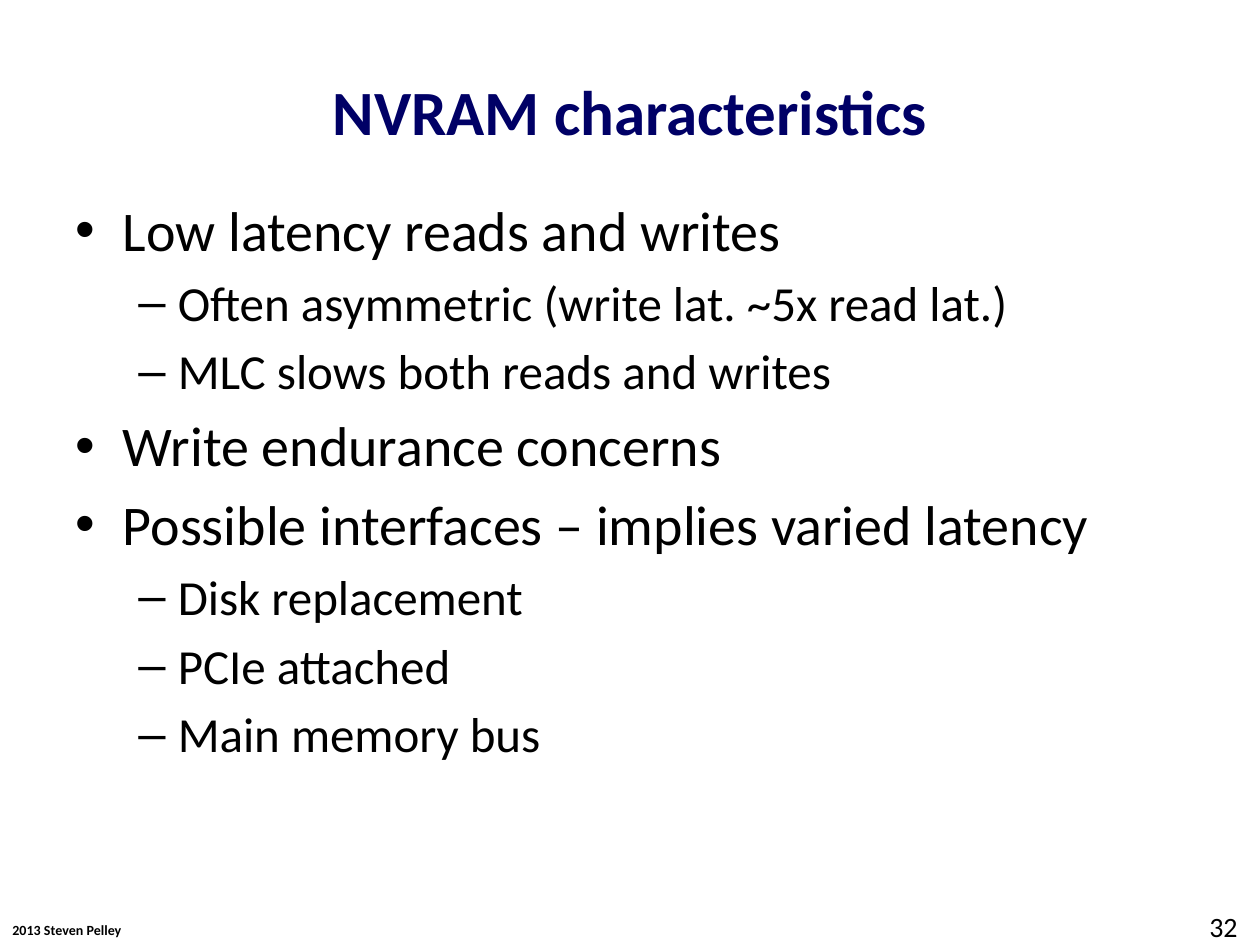
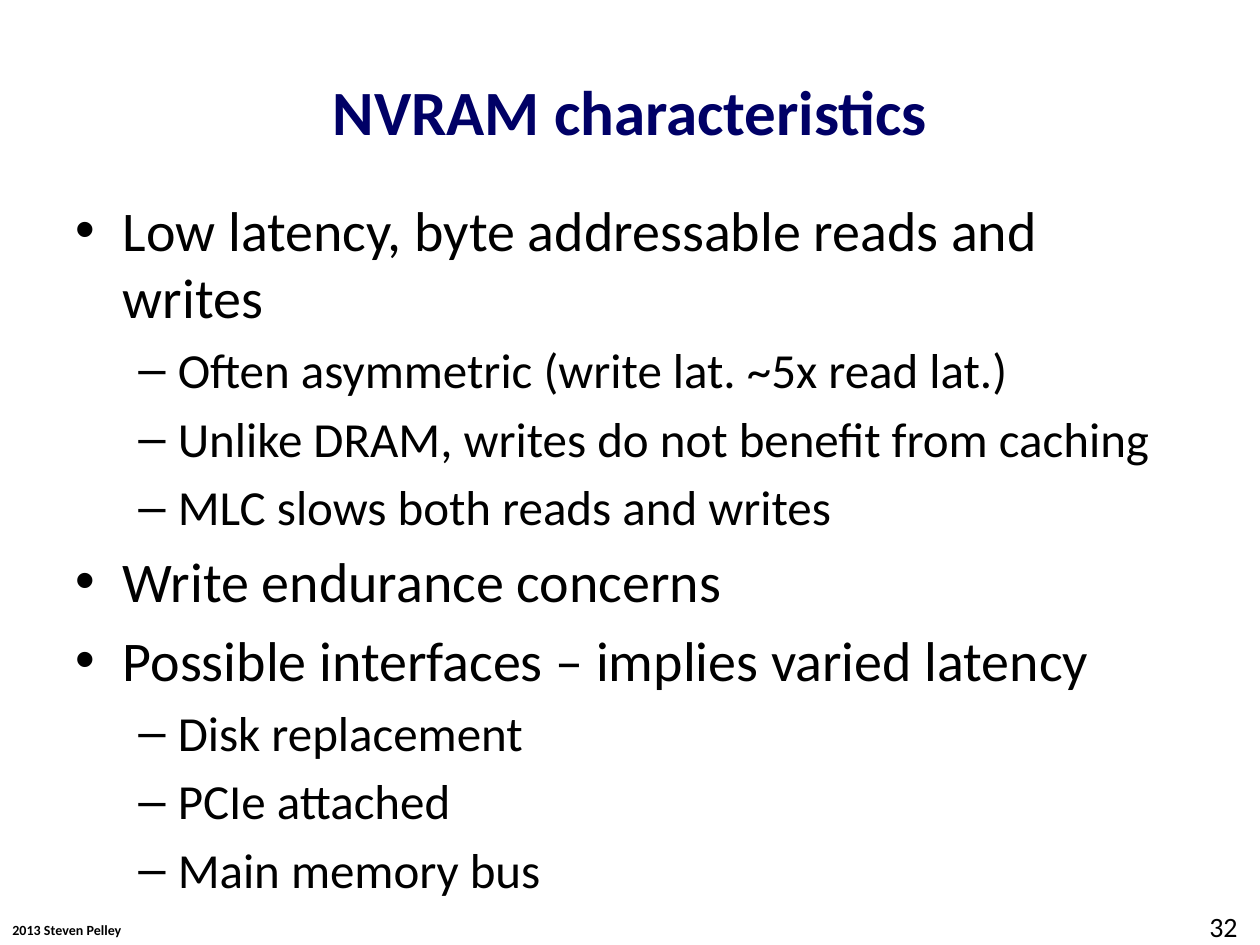
Before and after one commit to Abulila/dissertation, a slide deck: slide 32 of proposal/proposal.pptx. Drawn at 1260x945 pixels with LibreOffice and Linux fonts; fonts in the diff are those of the drawing; background and template pictures are left out. Boxes give left, top, right and bottom in pixels: in the first picture for what was removed or moved away, otherwise in the second. Text is boxed around its words. In the diff, an @@ line names an element or a change of style, - is before the commit and + after.

Commit message:
presentation work

```diff
--- a/proposal/proposal.pptx
+++ b/proposal/proposal.pptx
@@ text at bbox=[123, 212, 1037, 319]: text changed @@
-• Low latency reads and writes
+• Low latency, byte addressable reads and writes
@@ text at bbox=[178, 423, 1149, 466]: paragraph added @@
+  – Unlike DRAM, writes do not benefit from caching
```
Also in this commit, not shown: 1 other slide changed, 20 slides added.
